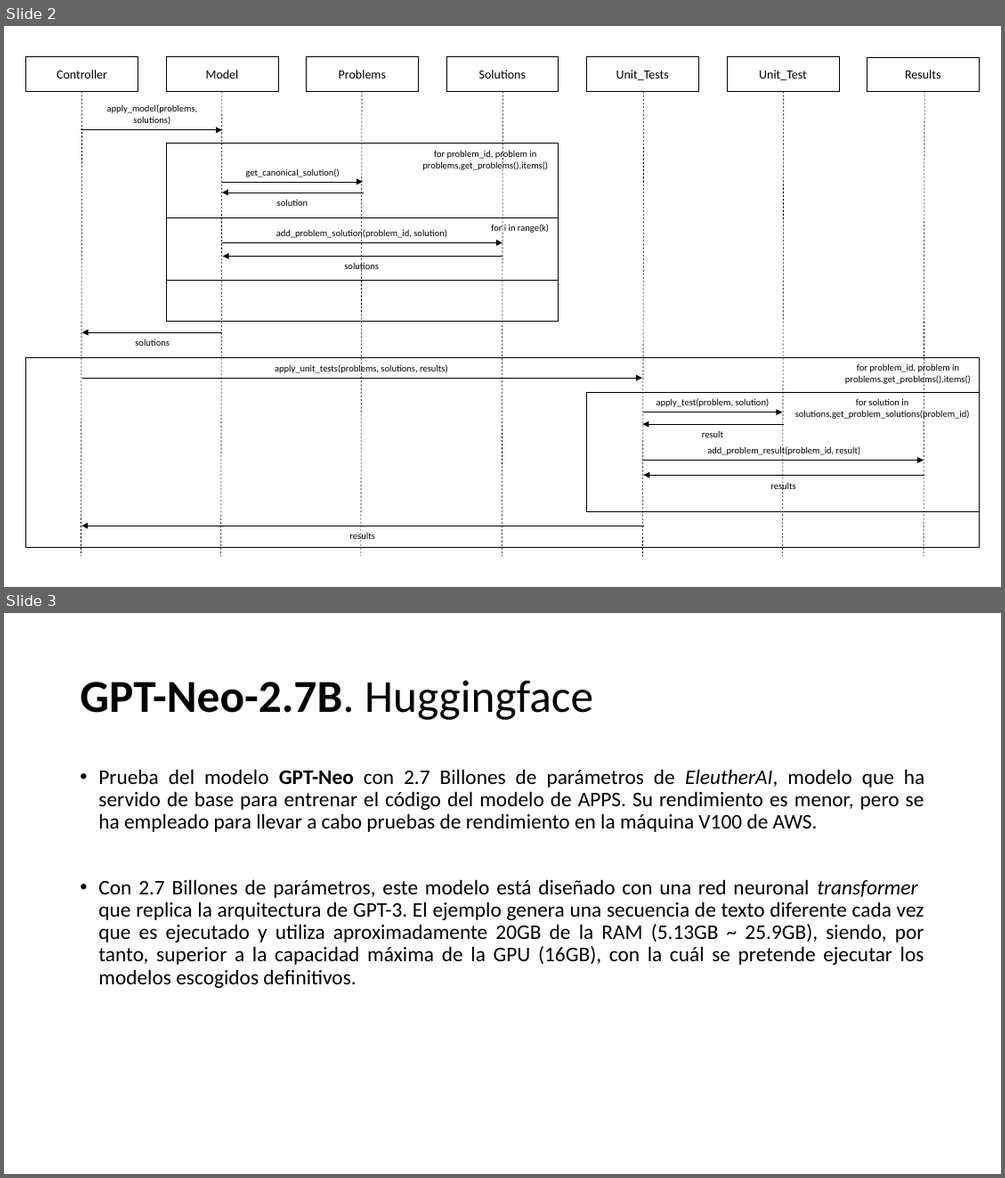
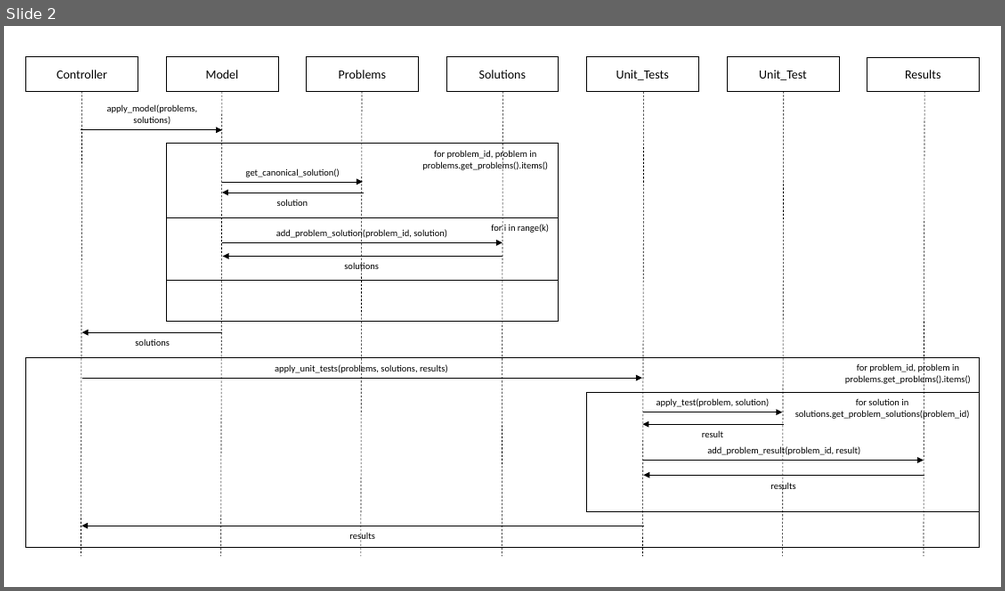
Before and after one commit to SergioCuencaNunez/AI-Pair-Programming, a slide deck: ai_docs/Diagramas.pptx. Shown one above the other, each under a label of ours: slides 2 and 3 before the commit, slide 2 after it. The pictures are 1005x1178 and 1005x591 pixels, drawn with LibreOffice and Linux fonts; fonts in the diff are those of the drawing. Boxes give left, top, right and bottom in pixels: in the first picture for what was removed or moved away, otherwise in the second. Text is boxed around its words. In the diff, an @@ line names an element or a change of style, - is before the commit and + after.

```diff
--- a/ai_docs/Diagramas.pptx
+++ b/ai_docs/Diagramas.pptx
@@ slide 3 removed at bbox=[4, 613, 1001, 1174], background #FFFFFF @@
@@ title removed at bbox=[80, 680, 593, 720] @@
-GPT-Neo-2.7B. Huggingface
@@ text removed at bbox=[98, 769, 924, 988] @@
-• Prueba del modelo GPT-Neo con 2.7 Billones de parámetros de EleutherAI, modelo que ha servido de base para entrenar el código del modelo de APPS. Su rendimiento es menor, pero se ha empleado para llevar a cabo pruebas de rendimiento en la máquina V100 de AWS.
-• Con 2.7 Billones de parámetros, este modelo está diseñado con una red neuronal transformer que replica la arquitectura de GPT-3. El ejemplo genera una secuencia de texto diferente cada vez que es ejecutado y utiliza aproximadamente 20GB de la RAM (5.13GB ~ 25.9GB), siendo, por tanto, superior a la capacidad máxima de la GPU (16GB), con la cuál se pretende ejecutar los modelos escogidos definitivos.
```
Also in this commit, not shown: 1 other slide removed, 4 other files.
